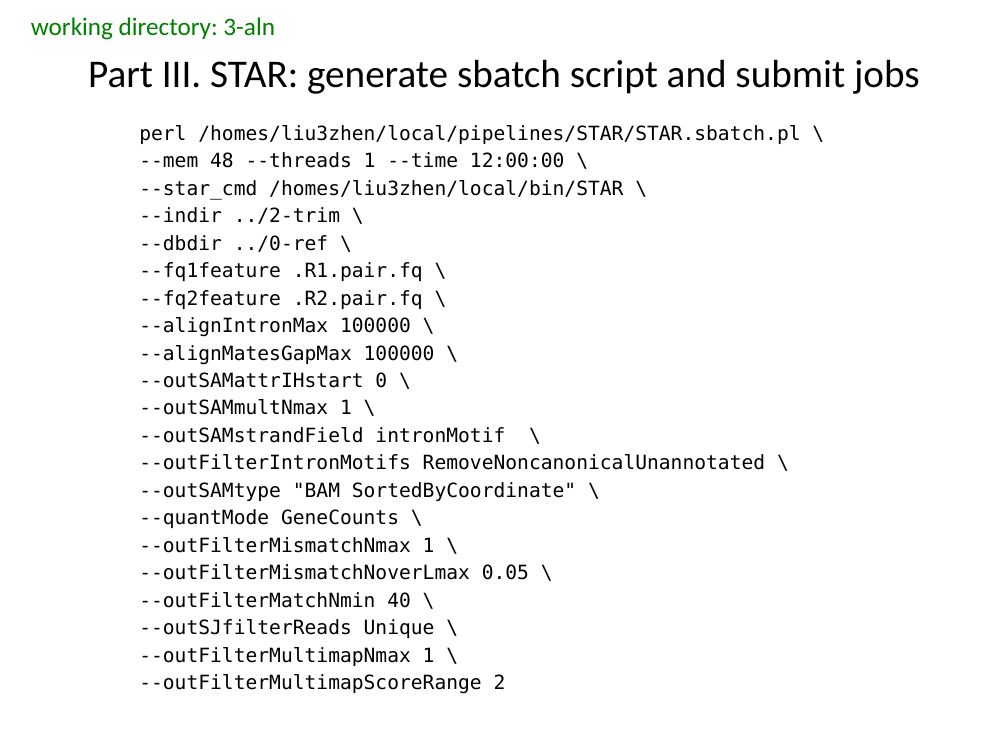
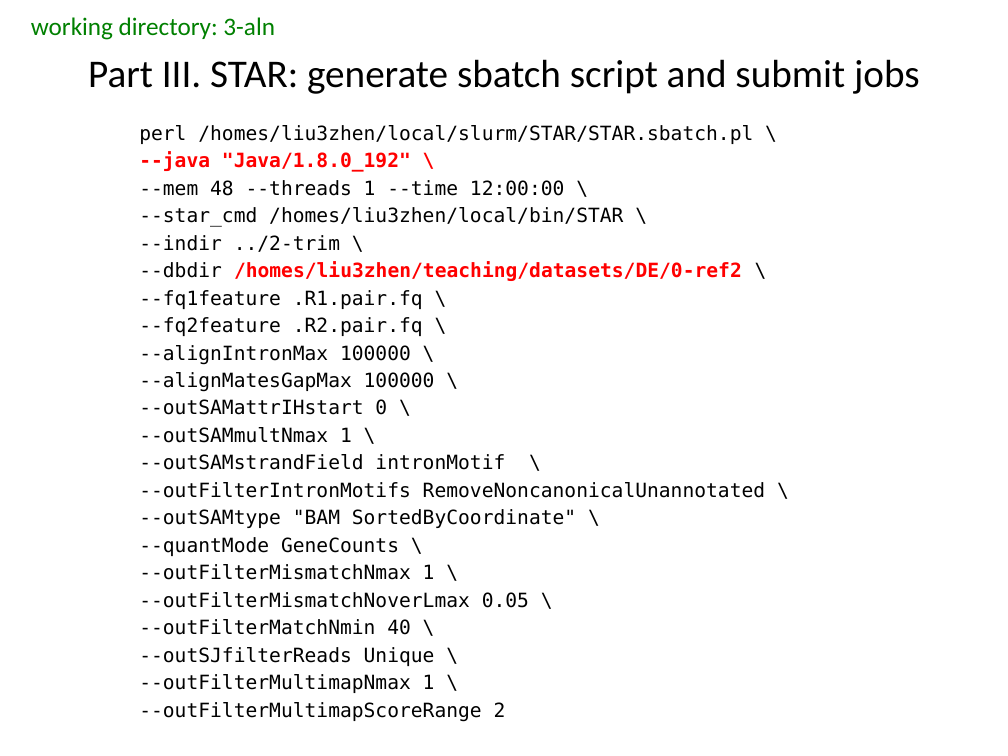
Before and after one commit to liu3zhenlab/teaching, a slide deck: slide 17 of PLPTH813Bioinformatis/2019/labs/in-class.project_DE.pptx. Drawn at 1008x756 pixels with LibreOffice and Linux fonts; fonts in the diff are those of the drawing. Boxes give left, top, right and bottom in pixels: in the first picture for what was removed or moved away, otherwise in the second. Text is boxed around its words. In the diff, an @@ line names an element or a change of style, - is before the commit and + after.

```diff
--- a/PLPTH813Bioinformatis/2019/labs/in-class.project_DE.pptx
+++ b/PLPTH813Bioinformatis/2019/labs/in-class.project_DE.pptx
@@ text at box(139, 125, 753, 172): text changed @@
-perl /homes/liu3zhen/local/pipelines/STAR/STAR.sbatch.pl \
+perl /homes/liu3zhen/local/slurm/STAR/STAR.sbatch.pl \
+--java "Java/1.8.0_192" \
@@ text at box(139, 261, 742, 281): text changed; text colour #000000 to #FF0000; bold on @@
---dbdir ../0-ref \
+--dbdir /homes/liu3zhen/teaching/datasets/DE/0-ref2 \
```
Also in this commit, not shown: 2 other slides changed.
